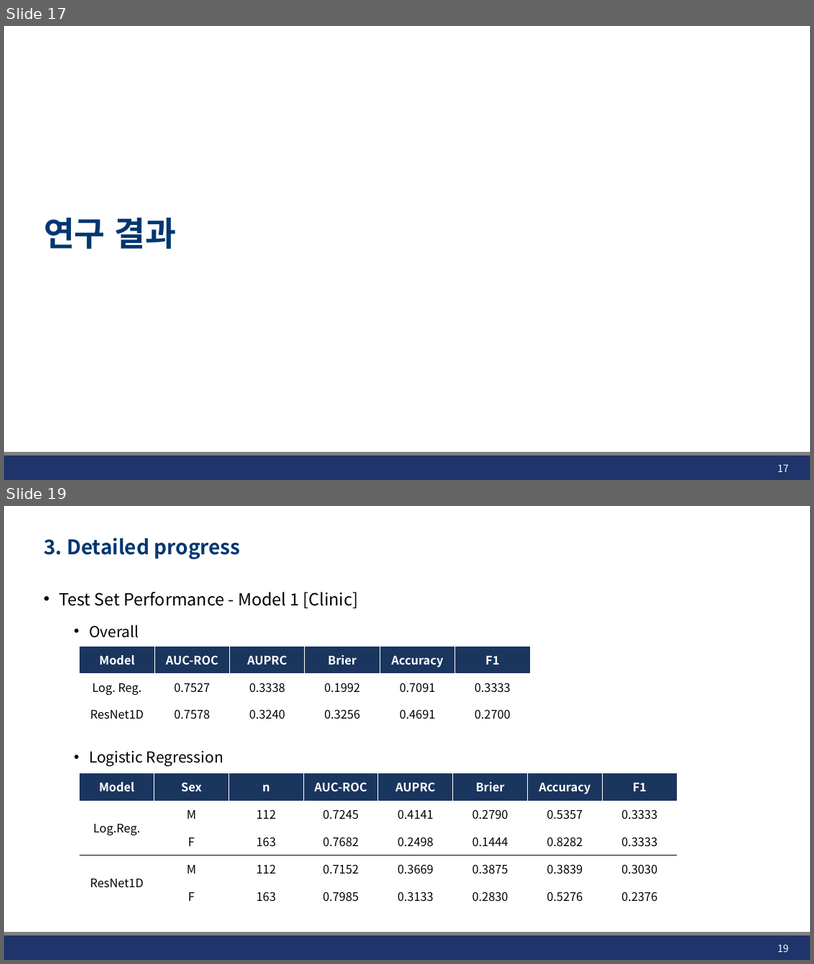
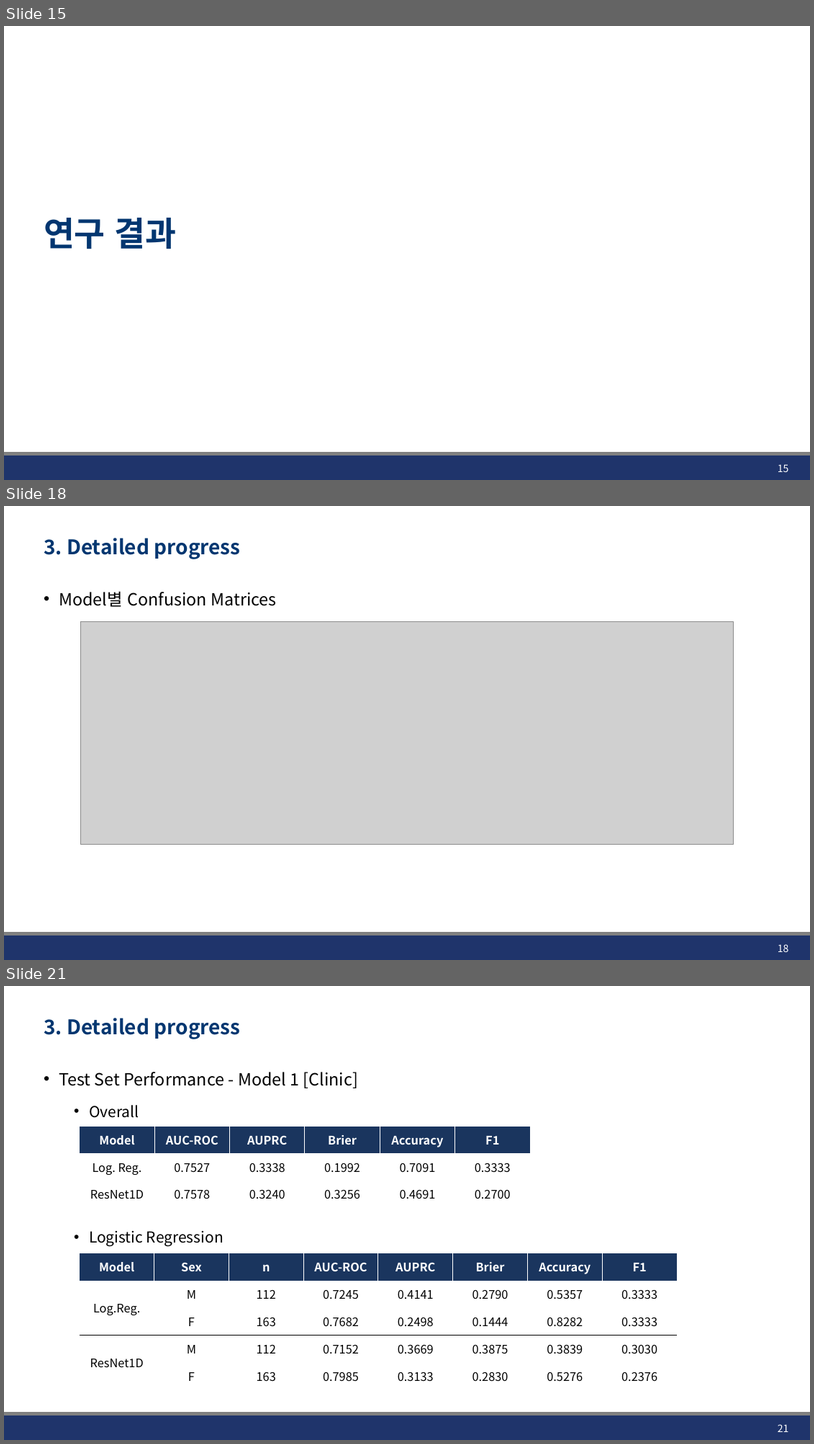
Before and after one commit to JHWannabe/2026-1_Study, a slide deck: 연구자료/260514_AEC_SMI_Analysis.pptx. Shown one above the other, each under a label of ours: slides 17 and 19 before the commit, slides 15, 18 and 21 after it; the slides between them are not shown. The pictures are 814x964 and 814x1444 pixels, drawn with LibreOffice and Linux fonts; fonts in the diff are those of the drawing; grey boxes stand for pictures; background and template pictures are left out. Boxes give left, top, right and bottom in pixels: in the first picture for what was removed or moved away, otherwise in the second. Text is boxed around its words. In the diff, an @@ line names an element or a change of style, - is before the commit and + after.

```diff
--- a/연구자료/260514_AEC_SMI_Analysis.pptx
+++ b/연구자료/260514_AEC_SMI_Analysis.pptx
@@ slide 18 added at (4, 506, 810, 960), background #FFFFFF; not listed: 2 template elements that a slide beside it also shows @@
@@ title added at (44, 538, 241, 559), 24 pt, text #023670, bold @@
+3. Detailed progress
@@ text added at (59, 591, 276, 607), 20 pt, text #000000 @@
+• Model별 Confusion Matrices
@@ picture added at (81, 621, 734, 844) @@
@@ page number added at (778, 944, 790, 952), 12 pt, text #FFFFFF @@
+18
@@ what was slide 17 is now slide 15 @@
@@ page number at (778, 464, 790, 472): text changed @@
-17
+15
@@ what was slide 19 is now slide 21 @@
@@ page number at (778, 1424, 790, 1432): text changed @@
-19
+21
```
Also in this commit, not shown: 3 slides changed, 3 other slides added, 2 slides removed, 1 other file.
